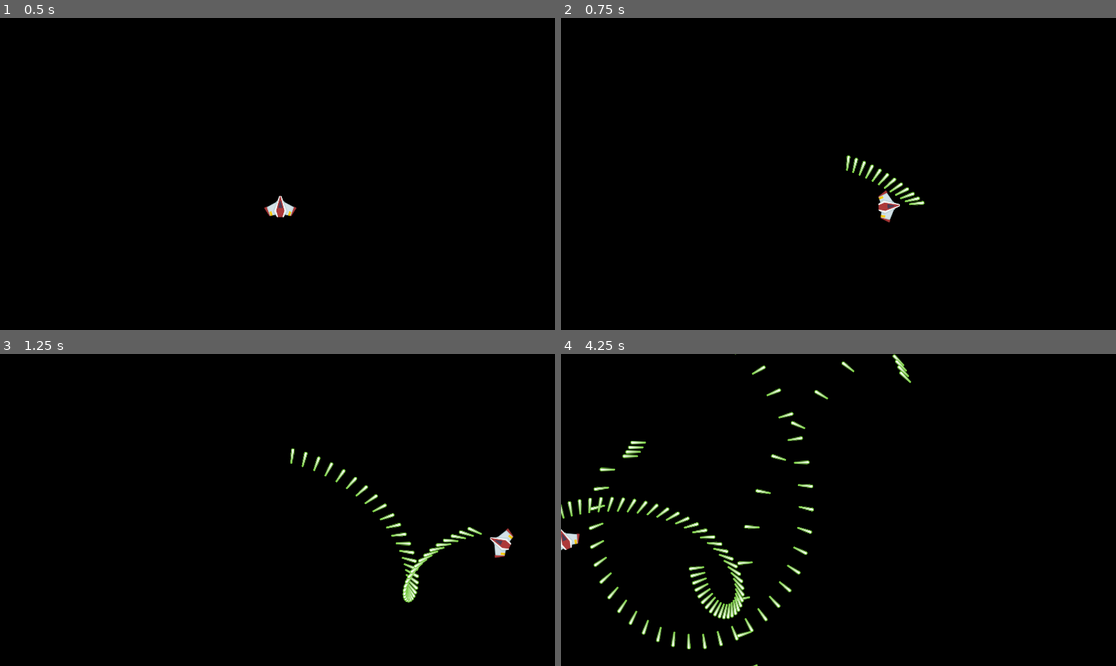
Above: before the commit, frames 1-4 (two rows, left to right).
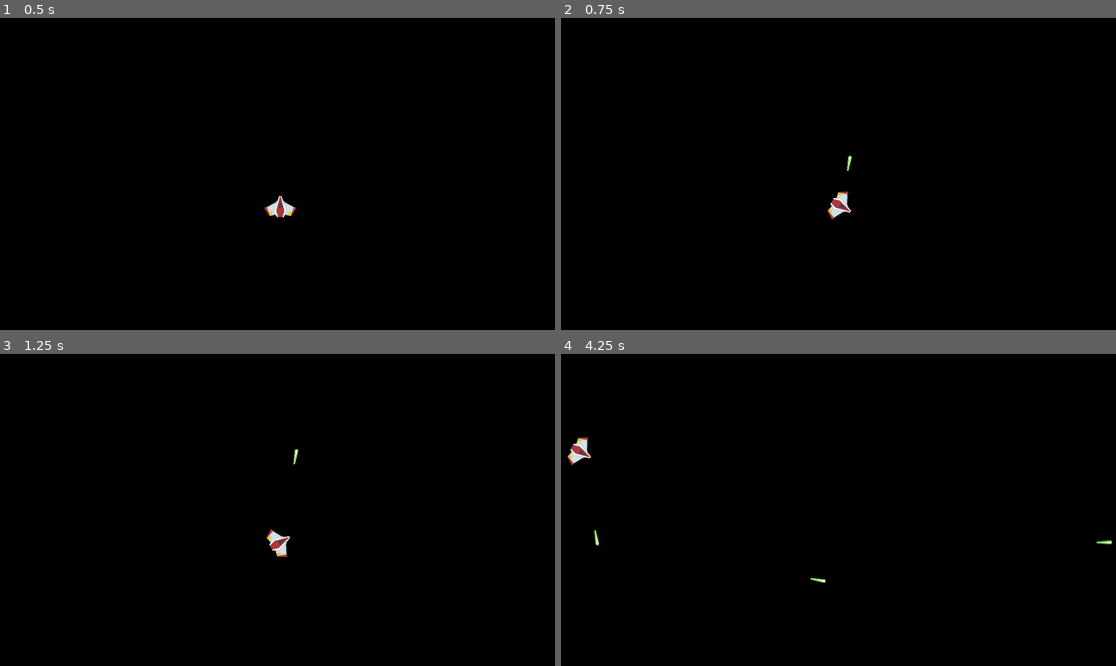
Above: after the commit, the same moments.

Repository: Dripcoding/godot-asteroids
Game: Godot game, scene res://game.tscn
Same seed, same stepped clock (60 frames per second), same inputs: the game is played once before the commit and once after it.
Inputs:
- Up to frame 1 (0.5 s): no input
- Up to frame 2 (0.75 s): tap Enter at 0.5 s; hold D (right) from 0.53 s (still down); hold Space (shoot) from 0.53 s (still down)
- Up to frame 3 (1.25 s): keep holding D (right); keep holding Space (shoot)
- Up to frame 4 (4.25 s): release D (right) at 1.28 s; release Space (shoot) at 1.28 s; hold S (down) 1.28-2.03 s; tap Space (shoot) at 1.35, 2.85 s; hold D (right) 2.03-2.78 s; hold Space (shoot) 2.03-2.78 s; hold W (up) 2.78-3.53 s; hold A (left) from 3.53 s (still down); hold Space (shoot) from 3.53 s (still down)

Frame 1 is identical in both runs. In frame 2, 0.8% of the frame differs, in the area x 47-66%, y 43-66%; in frame 3, 1.4%; in frame 4, 3.2%, in the area x 0-100%, y 0-100%.

Commit message:
improve player movement

Diff:
--- a/player.gd
+++ b/player.gd
@@ -2,7 +2,7 @@
 
 
 @export var speed: float = 300.0
-@export var ship_rotation: float = 7.0
+@export var ship_rotation: float = 10.0
 @export var friction: float = 0.8
 
 
@@ -11,14 +11,15 @@
 
 func _physics_process(_delta: float) -> void:
 	var direction: Vector2 = Input.get_vector('left', 'right', 'up', 'down')
-	velocity += direction * speed
-	velocity *= friction
-	move_and_slide()
 
 	if Input.is_action_pressed("left"):
 		global_rotation_degrees -= ship_rotation
 	elif Input.is_action_pressed("right"):
 		global_rotation_degrees += ship_rotation
+	elif Input.is_action_pressed("up") or Input.is_action_pressed("down"):
+		velocity += direction.rotated(deg_to_rad(global_rotation_degrees)) * speed
+		velocity *= friction
+		move_and_slide()
 
 	shoot()
 
@@ -41,7 +42,7 @@
 
 
 func shoot() -> void:
-	if Input.is_action_pressed("shoot"):
+	if Input.is_action_just_pressed("shoot"):
 		var laser: Node2D = laser_scene.instantiate()
 		laser.global_rotation = %LaserSpawnPoint.global_rotation
 		laser.global_position = %LaserSpawnPoint.global_position
